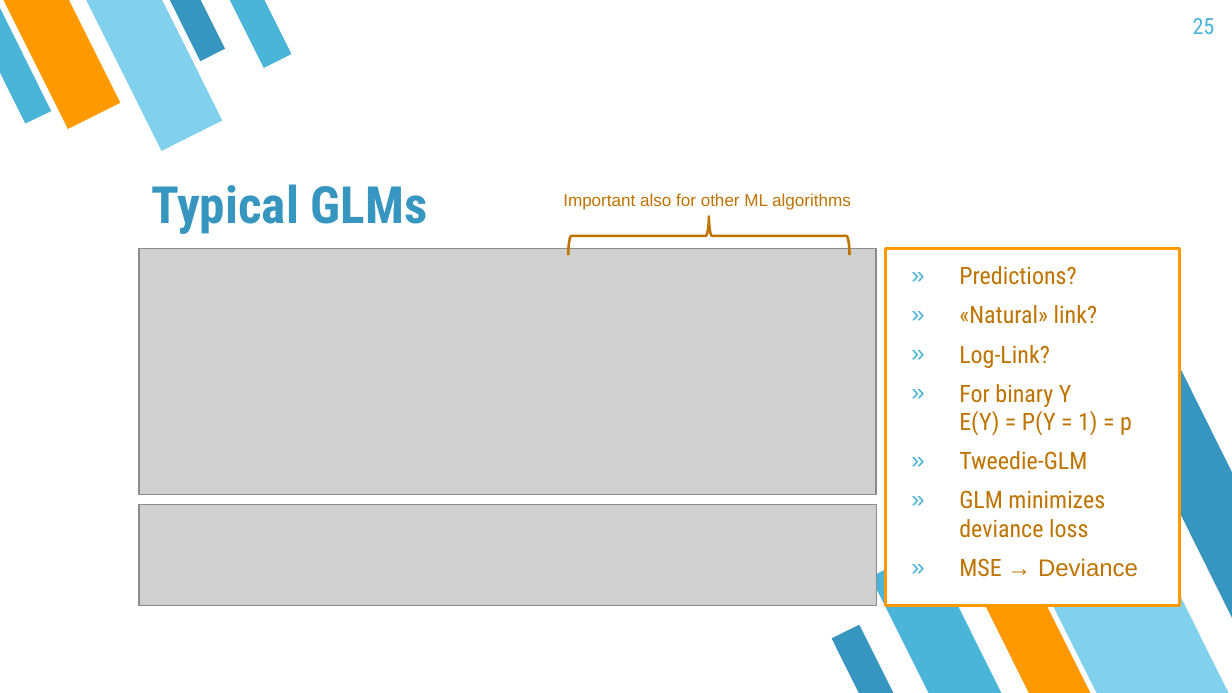
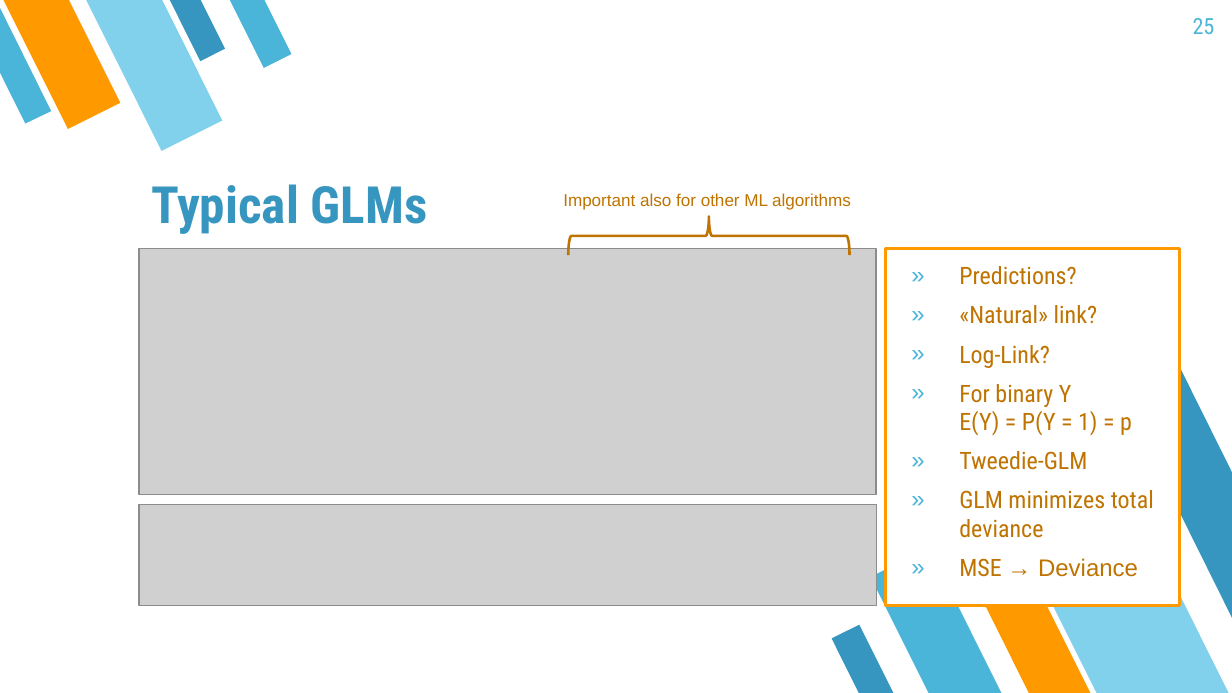
Before and after one commit to mayer79/ml_lecture, a slide deck: slide 25 of slides/ML_Lecture.pptx. Drawn at 1232x693 pixels with LibreOffice and Linux fonts; fonts in the diff are those of the drawing; grey boxes stand for pictures. Boxes give left, top, right and bottom in pixels: in the first picture for what was removed or moved away, otherwise in the second. Text is boxed around its words. In the diff, an @@ line names an element or a change of style, - is before the commit and + after.

Commit message:
fix slides regarding loss, add rmse to solution

```diff
--- a/slides/ML_Lecture.pptx
+++ b/slides/ML_Lecture.pptx
@@ text at [959,490,1154,538]: text changed @@
-» GLM minimizes deviance loss
+» GLM minimizes total deviance
```
Also in this commit, not shown: 2 other slides changed, 1 other file.
